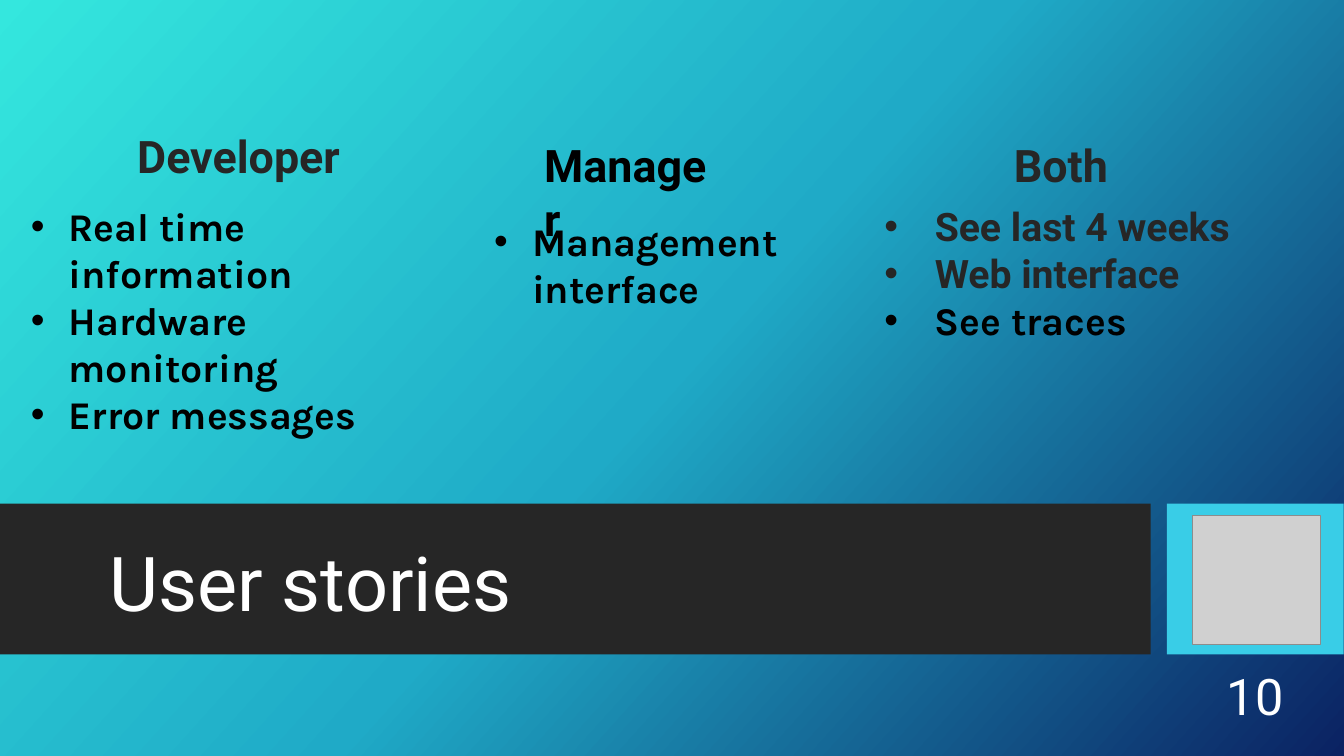
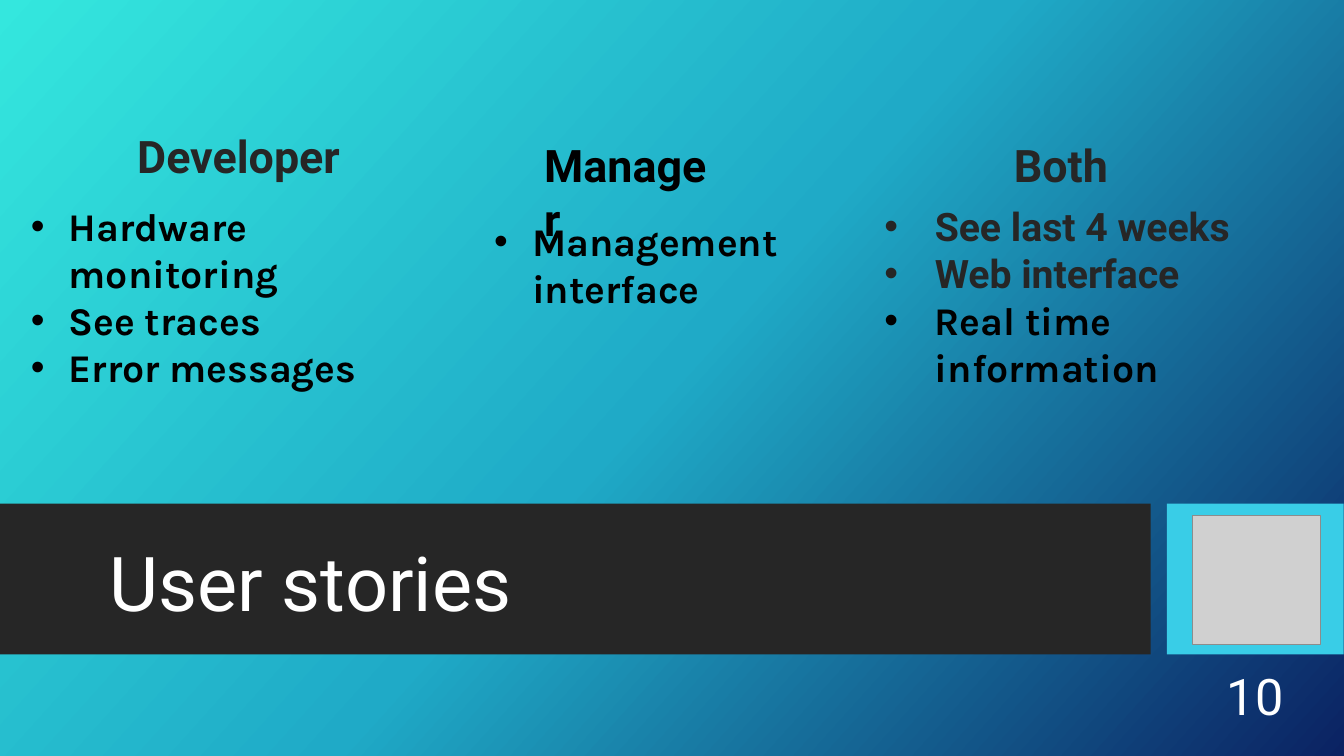
Before and after one commit to CosminBudurovici/Digital_Twin_Monitoring_System, a slide deck: slide 10 of Design Artefacts/Monitoring system presentation.pptx. Drawn at 1344x756 pixels with LibreOffice and Linux fonts; fonts in the diff are those of the drawing; grey boxes stand for pictures; background and template pictures are left out. Boxes give left, top, right and bottom in pixels: in the first picture for what was removed or moved away, otherwise in the second. Text is boxed around its words. In the diff, an @@ line names an element or a change of style, - is before the commit and + after.

```diff
--- a/Design Artefacts/Monitoring system presentation.pptx
+++ b/Design Artefacts/Monitoring system presentation.pptx
@@ text at (69,213,293,289): paragraph removed @@
-• Real time information
@@ text at (69,309,261,336): paragraph added @@
+• See traces
@@ text at (935,307,1159,383): text changed @@
-• See traces
+• Real time information
```
Also in this commit, not shown: 4 other slides changed, 1 other file.
